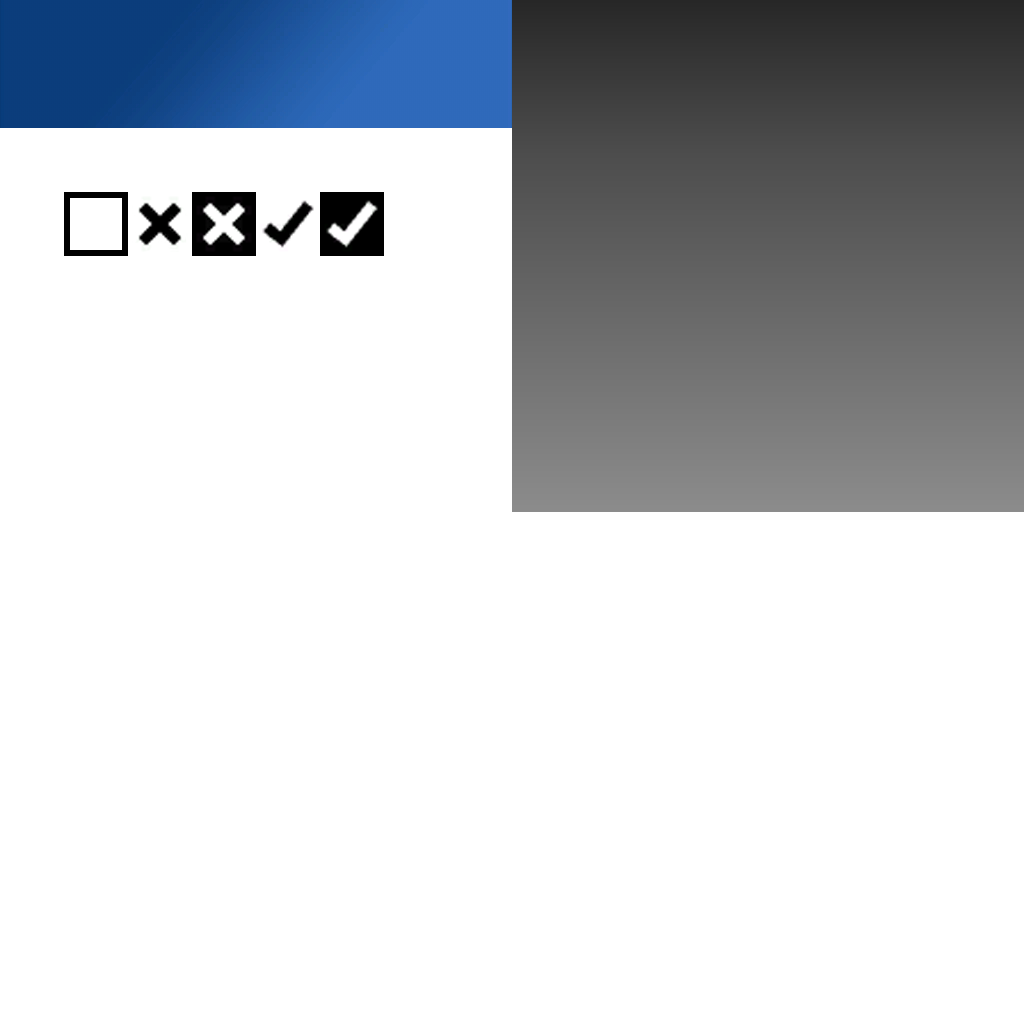
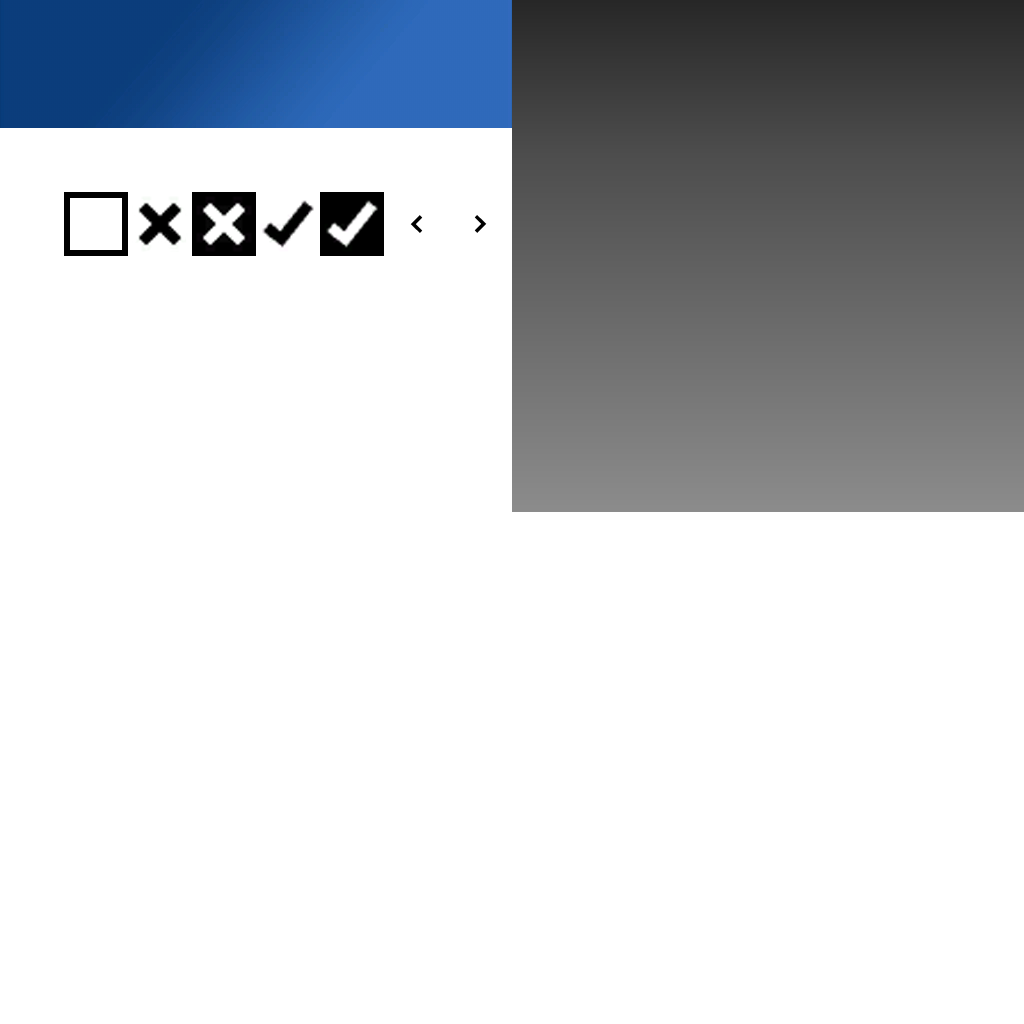
Two versions of the same layered image (1024x1024). Layer-by-layer changes:
added layer "ArrowRight" above "ArrowLeft" over [474, 215, 487, 233]
added layer "ArrowLeft" above "CheckboxEmptyWhite" over [410, 215, 423, 233]
